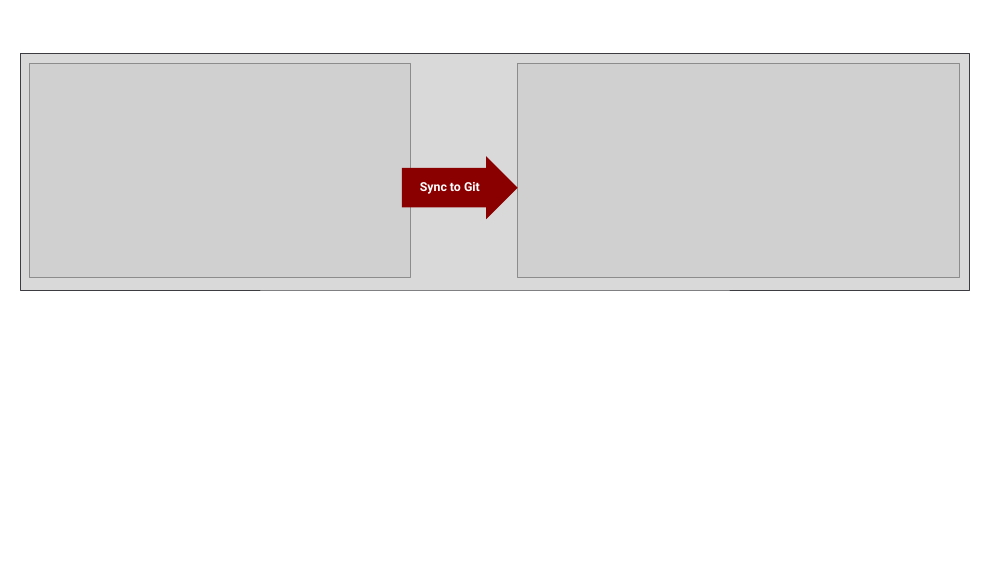
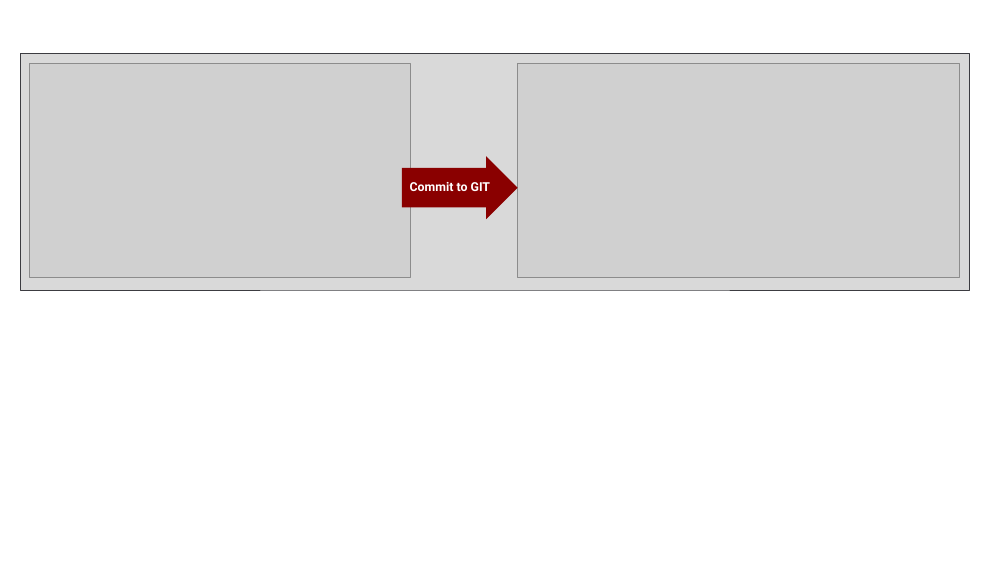
Before and after one commit to FabricDevCamp/fabric-cicd-whitepaper, a slide deck: slide 7 of Part 1 - Overview of Fabric CICD.pptx. Drawn at 1008x567 pixels with LibreOffice and Linux fonts; fonts in the diff are those of the drawing; grey boxes stand for pictures. Boxes give left, top, right and bottom in pixels: in the first picture for what was removed or moved away, otherwise in the second. Text is boxed around its words. In the diff, an @@ line names an element or a change of style, - is before the commit and + after.

```diff
--- a/Part 1 - Overview of Fabric CICD.pptx
+++ b/Part 1 - Overview of Fabric CICD.pptx
@@ text in right arrow at [410, 182, 490, 191]: text changed @@
-Sync to Git
+Commit to GIT
```
Also in this commit, not shown: 2 other slides changed, 13 slides added, 3 slides removed, 6 other files.
